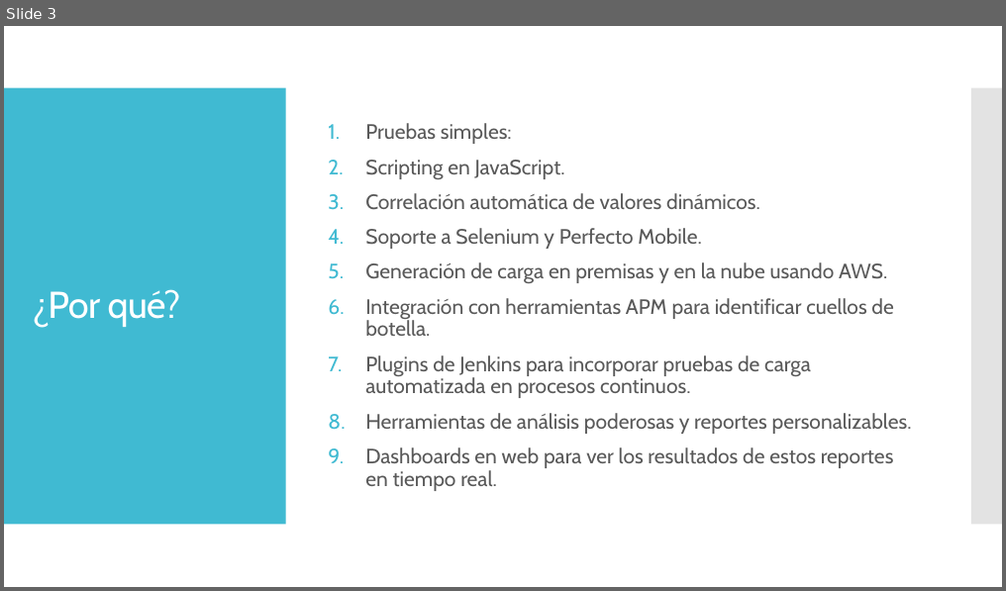
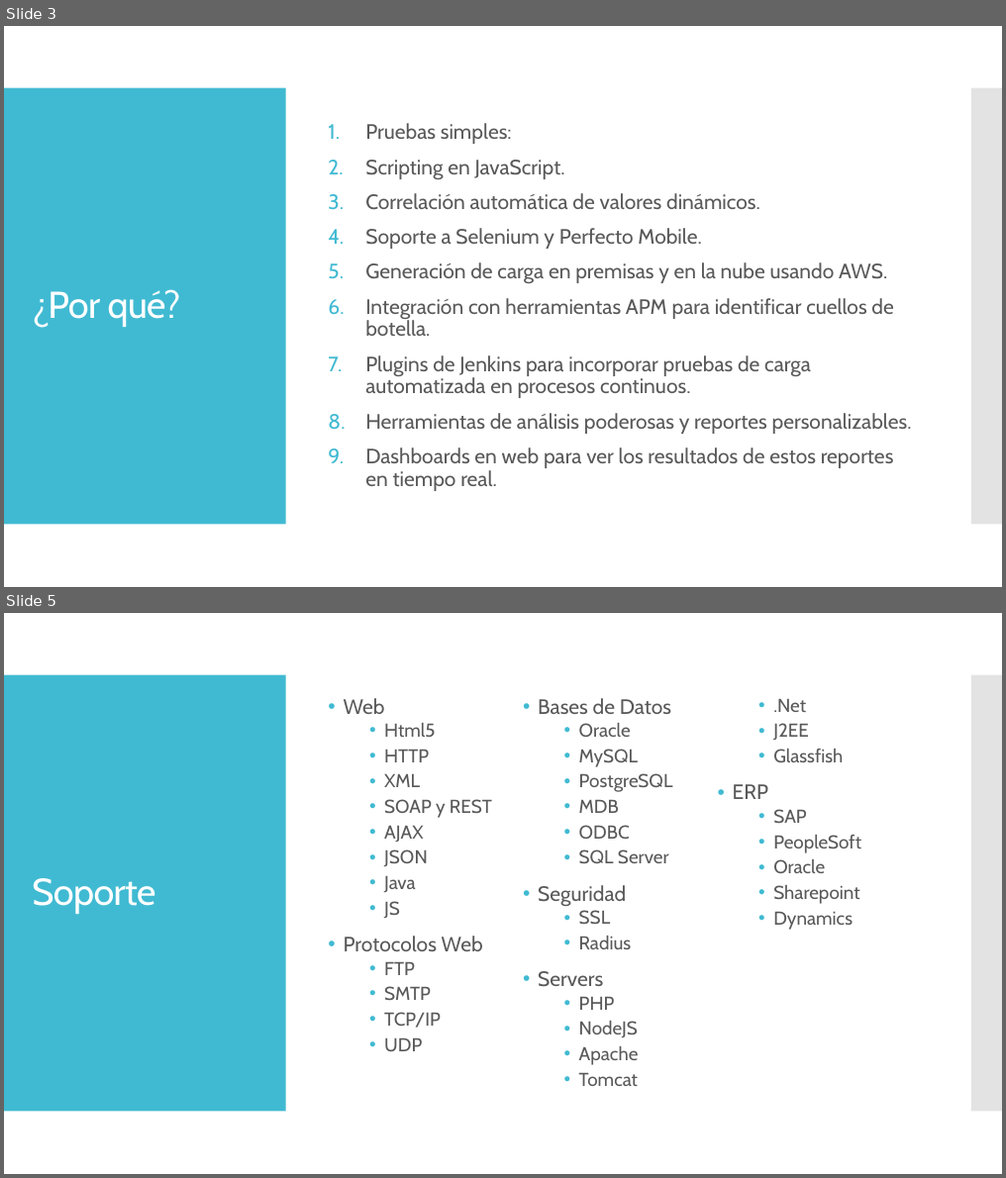
Before and after one commit to AldoJV/project-perdomo, a slide deck: WebLOAD.pptx. Shown one above the other, each under a label of ours: slide 3 before the commit, slides 3 and 5 after it; the slides between them are not shown. The pictures are 1006x591 and 1006x1178 pixels, drawn with LibreOffice and Linux fonts; fonts in the diff are those of the drawing. Boxes give left, top, right and bottom in pixels: in the first picture for what was removed or moved away, otherwise in the second. Text is boxed around its words. In the diff, an @@ line names an element or a change of style, - is before the commit and + after.

```diff
--- a/WebLOAD.pptx
+++ b/WebLOAD.pptx
@@ slide 5 added at [4,613,1002,1174], background #FFFFFF; not listed: 2 template elements that a slide beside it also shows @@
@@ text added at [344,698,861,1086], 18 pt, text #595959 @@
+• Web
+  • Html5
+  • HTTP
+  • XML
+  • SOAP y REST
+  • AJAX
+  • JSON
+  • Java
+  • JS
+• Protocolos Web
+  • FTP
+  • SMTP
+  • TCP/IP
+  • UDP
+• Bases de Datos
+  • Oracle
+  • MySQL
+  • PostgreSQL
+  • MDB
+  • ODBC
+  • SQL Server
+• Seguridad
+  • SSL
+  • Radius
+• Servers
+  • PHP
+  • NodeJS
+  • Apache
+  • Tomcat
+  • .Net
+  • J2EE
+  • Glassfish
+• ERP
+  • SAP
+  • PeopleSoft
+  • Oracle
+  • Sharepoint
+  • Dynamics
@@ title added at [32,878,155,914], 36 pt, text #FFFFFF @@
+Soporte
```
Also in this commit, not shown: 1 slide changed.
